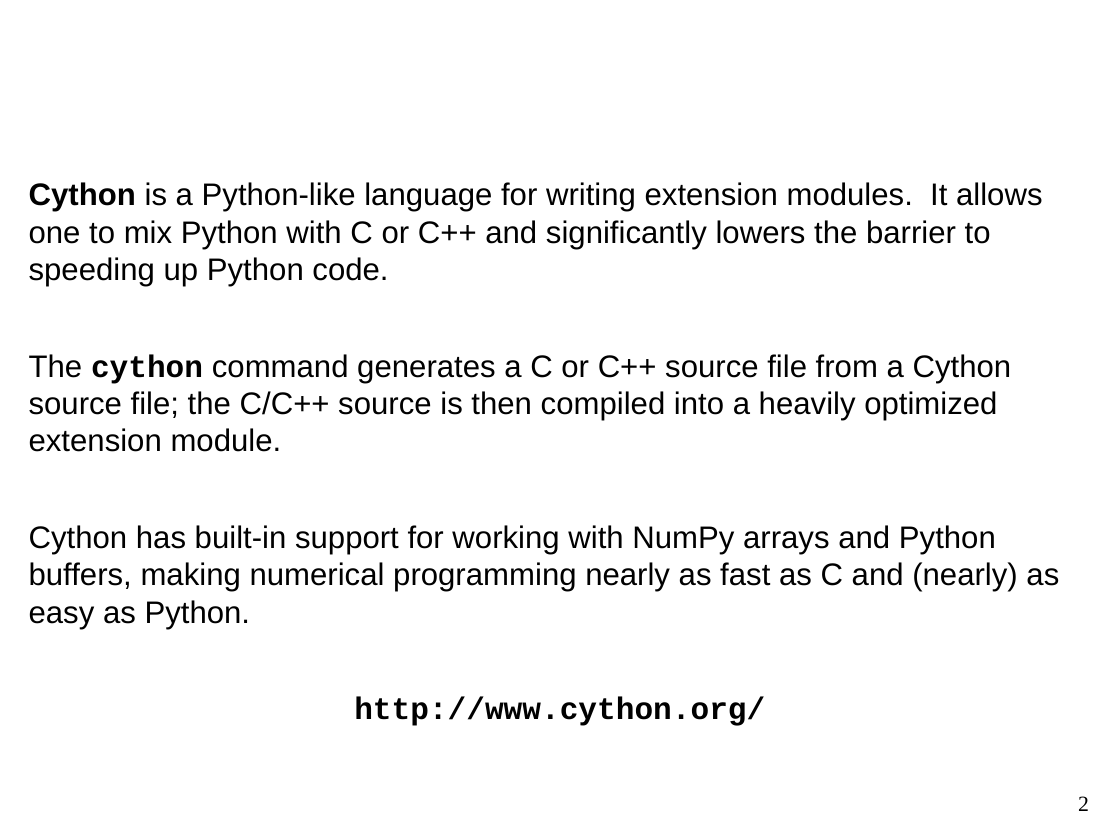
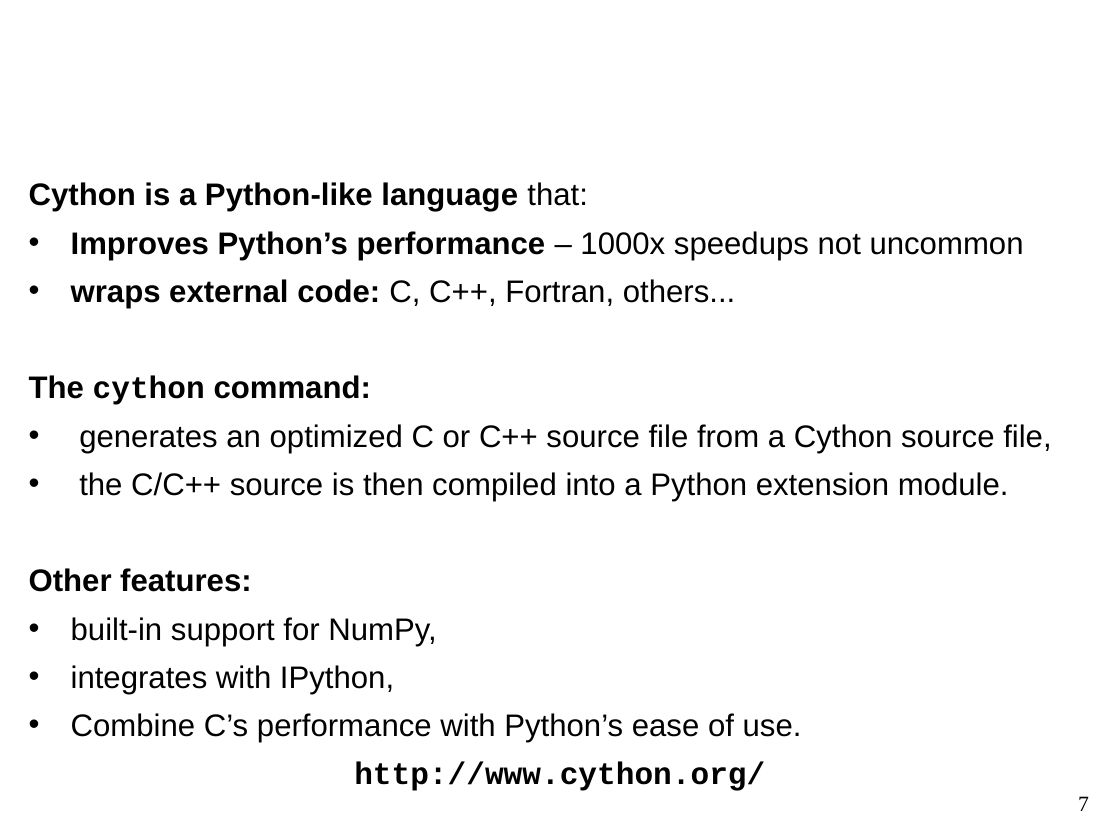
Before and after one commit to kwmsmith/scipy2013-cython-tutorial, a slide deck: slide 7 of Cython.pptx (slide 2 before the commit). Drawn at 1120x840 pixels with LibreOffice and Linux fonts; fonts in the diff are those of the drawing; background and template pictures are left out. Boxes give left, top, right and bottom in pixels: in the first picture for what was removed or moved away, otherwise in the second. Text is boxed around its words. In the diff, an @@ line names an element or a change of style, - is before the commit and + after.

```diff
--- a/Cython.pptx
+++ b/Cython.pptx
@@ text at [29, 182, 1051, 742]: text changed @@
-Cython is a Python-like language for writing extension modules. It allows one to mix Python with C or C++ and significantly lowers the barrier to speeding up Python code.
-The cython command generates a C or C++ source file from a Cython source file; the C/C++ source is then compiled into a heavily optimized extension module.
-Cython has built-in support for working with NumPy arrays and Python buffers, making numerical programming nearly as fast as C and (nearly) as easy as Python.
+Cython is a Python-like language that:
+• Improves Python’s performance – 1000x speedups not uncommon
+• wraps external code: C, C++, Fortran, others...
+The cython command:
+• generates an optimized C or C++ source file from a Cython source file,
+• the C/C++ source is then compiled into a Python extension module.
+Other features:
+• built-in support for NumPy,
+• integrates with IPython,
+• Combine C’s performance with Python’s ease of use.
@@ page number at [1078, 796, 1089, 811]: text changed @@
-2
+7
```
Also in this commit, not shown: 11 other slides changed, 39 slides added, 8 slides removed, 14 other files.
